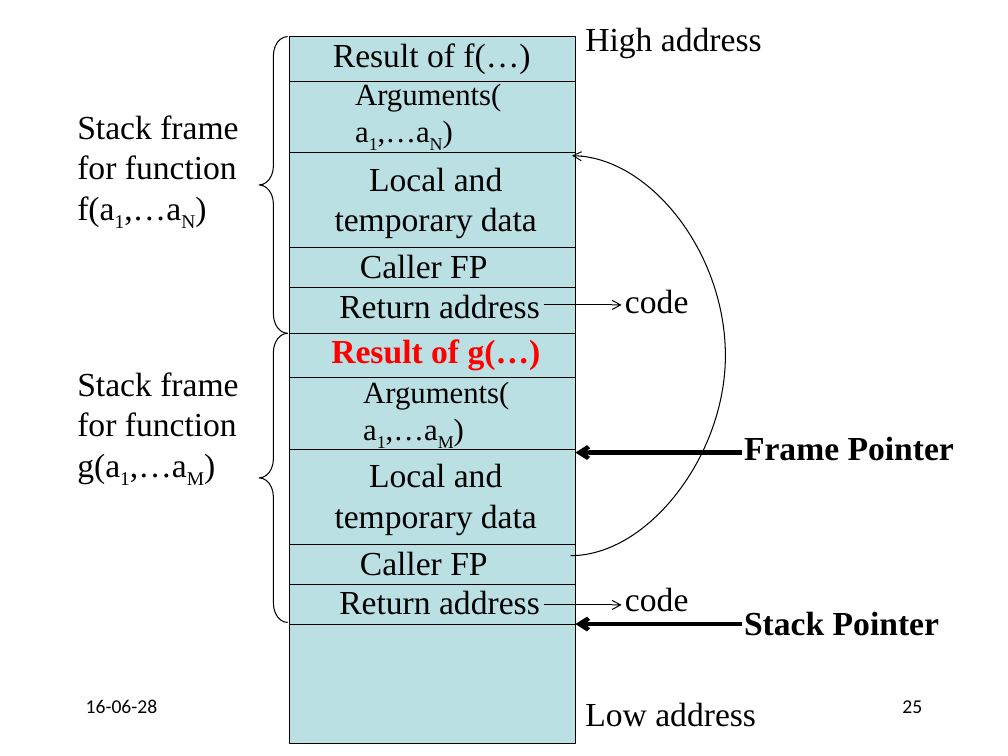
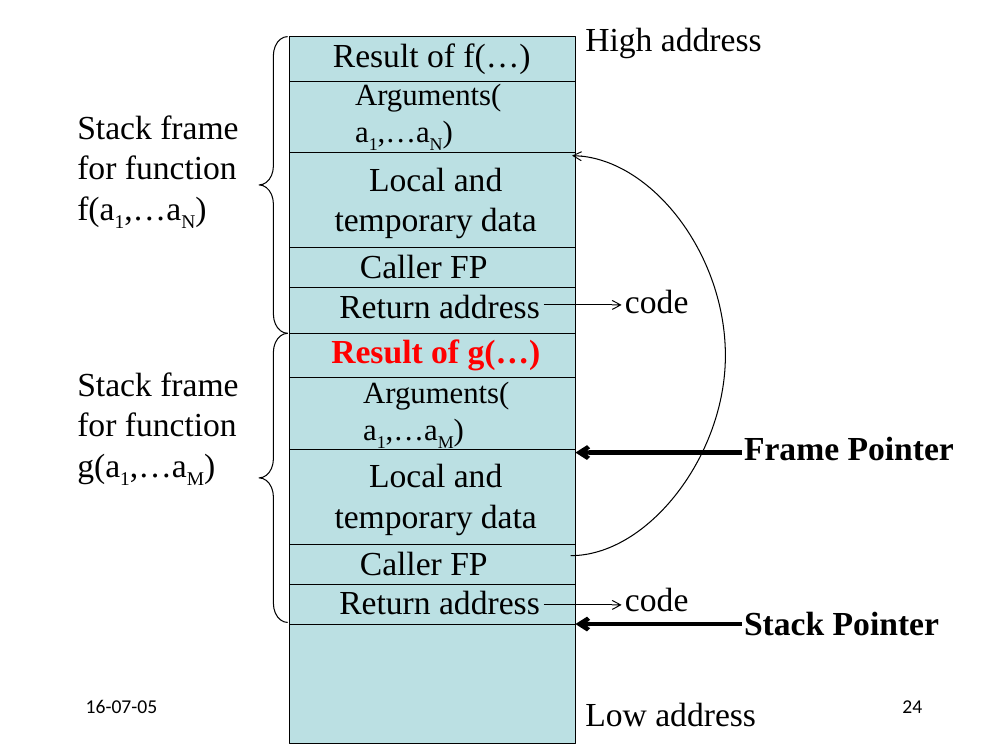
Before and after one commit to anoopsarkar/compilers-class, a slide deck: slide 24 of assets/ppt/codegen/runtime.pptx (slide 25 before the commit). Drawn at 1008x756 pixels with LibreOffice and Linux fonts; fonts in the diff are those of the drawing. Boxes give left, top, right and bottom in pixels: in the first picture for what was removed or moved away, otherwise in the second. Text is boxed around its words. In the diff, an @@ line names an element or a change of style, - is before the commit and + after.

```diff
--- a/assets/ppt/codegen/runtime.pptx
+++ b/assets/ppt/codegen/runtime.pptx
@@ text at box(86, 699, 158, 713): text changed @@
-16-06-28
+16-07-05
@@ page number at box(902, 700, 922, 713): text changed @@
-25
+24
```
Also in this commit, not shown: 52 other slides changed, 1 slide removed, 3 other files.
